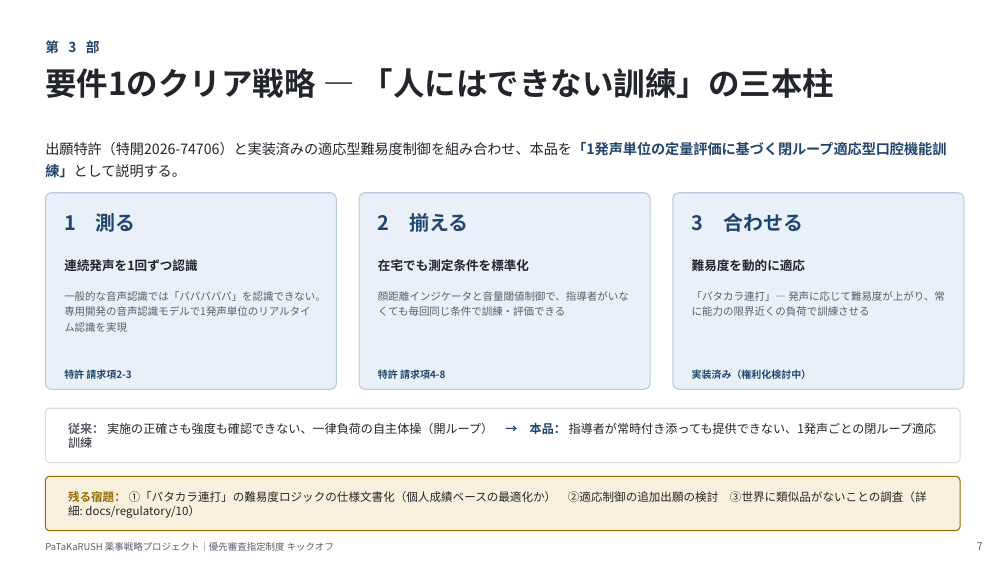
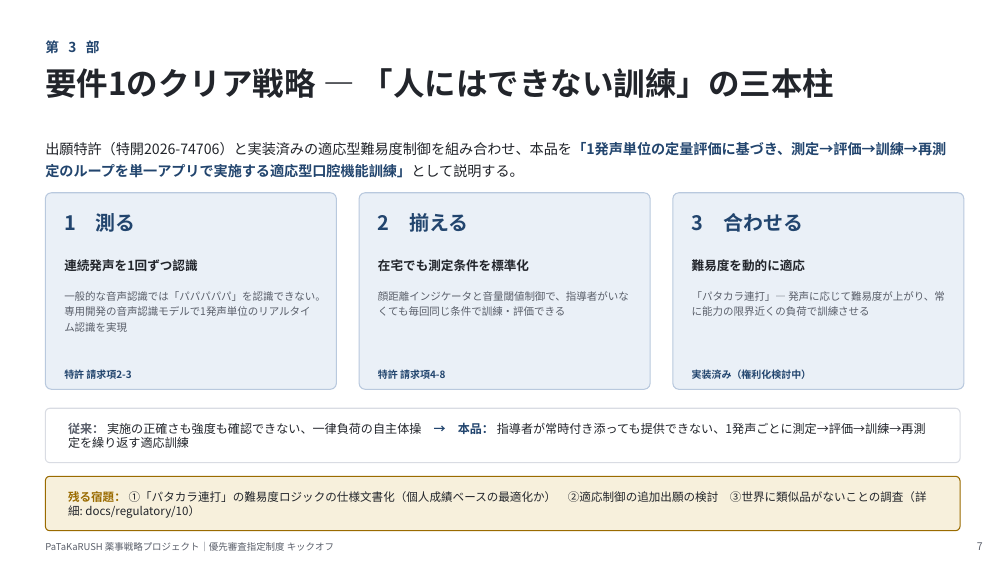
Before and after one commit to Cizeta-connectrum/ProjectManagement, a slide deck: slide 7 of docs/regulatory/09_キックオフ資料_優先審査指定制度.pptx. Drawn at 1008x567 pixels with LibreOffice and Linux fonts; fonts in the diff are those of the drawing. Boxes give left, top, right and bottom in pixels: in the first picture for what was removed or moved away, otherwise in the second. Text is boxed around its words. In the diff, an @@ line names an element or a change of style, - is before the commit and + after.

```diff
--- a/docs/regulatory/09_キックオフ資料_優先審査指定制度.pptx
+++ b/docs/regulatory/09_キックオフ資料_優先審査指定制度.pptx
@@ text at [45, 142, 946, 178]: text changed; text colour #22252B to #22456E; bold on @@
-出願特許（特開2026-74706）と実装済みの適応型難易度制御を組み合わせ、本品を「1発声単位の定量評価に基づく閉ループ適応型口腔機能訓練」として説明する。
+出願特許（特開2026-74706）と実装済みの適応型難易度制御を組み合わせ、本品を「1発声単位の定量評価に基づき、測定→評価→訓練→再測定のループを単一アプリで実施する適応型口腔機能訓練」として説明する。
@@ text at [68, 422, 926, 434]: text changed @@
-従来： 実施の正確さも強度も確認できない、一律負荷の自主体操（開ループ） → 本品： 指導者が常時付き添っても提供できない、1発声ごとの閉ループ適応訓練
+従来： 実施の正確さも強度も確認できない、一律負荷の自主体操 → 本品： 指導者が常時付き添っても提供できない、1発声ごとに測定→評価→訓練→再測定を繰り返す適応訓練
```
Also in this commit, not shown: 1 other slide changed, 5 other files.
